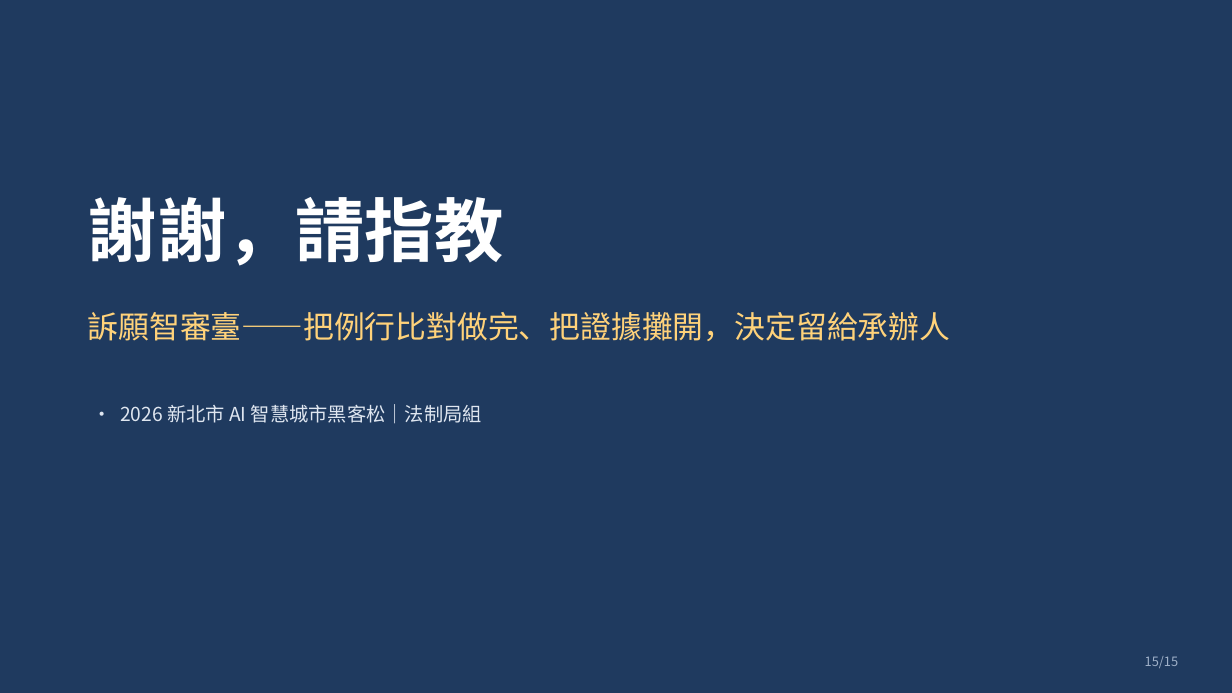
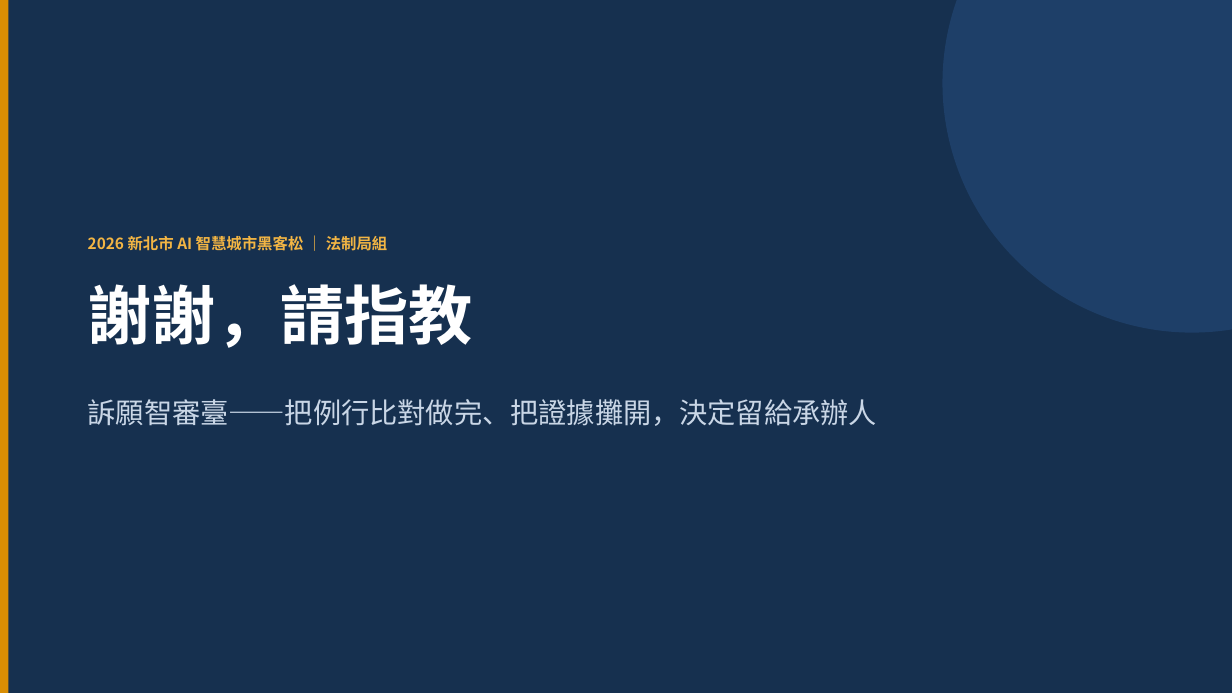
Before and after one commit to KevinMursh/hackathon_wisxxxx, a slide deck: slide 15 of docs/提案/提案簡報-訴願智審臺.pptx. Drawn at 1232x693 pixels with LibreOffice and Linux fonts; fonts in the diff are those of the drawing. Boxes give left, top, right and bottom in pixels: in the first picture for what was removed or moved away, otherwise in the second. Text is boxed around its words. In the diff, an @@ line names an element or a change of style, - is before the commit and + after.

```diff
--- a/docs/提案/提案簡報-訴願智審臺.pptx
+++ b/docs/提案/提案簡報-訴願智審臺.pptx
@@ rectangle at box(0, 0, 1232, 693): fill #1F3A5F to #16304F @@
@@ rectangle added at box(0, 0, 8, 693), fill #D98E04 @@
@@ ellipse added at box(943, 0, 1232, 333), fill #1E3F68 @@
@@ text at box(88, 236, 388, 251): text changed; size 15 to 12 pt; text colour #DFE6F0 to #F2B544; bold on @@
-• 2026 新北市 AI 智慧城市黑客松｜法制局組
+2026 新北市 AI 智慧城市黑客松 ｜ 法制局組
@@ text "謝謝，請指教": place and size @@
-text "謝謝，請指教" at box(88, 197, 504, 266)
+text "謝謝，請指教" at box(88, 284, 473, 348)
@@ text "謝謝，請指教" at box(88, 284, 473, 348): size 54 to 50 pt @@
@@ text "訴願智審臺——把例行比對做完、把證據攤開，決定留給承辦人": place and size @@
-text "訴願智審臺——把例行比對做完、把證據攤開，決定留給承辦人" at box(88, 312, 950, 341)
+text "訴願智審臺——把例行比對做完、把證據攤開，決定留給承辦人" at box(88, 399, 877, 426)
@@ text "訴願智審臺——把例行比對做完、把證據攤開，決定留給承辦人" at box(88, 399, 877, 426): size 24 to 22 pt, text colour #FFD27A to #C9D6E6 @@
@@ text removed at box(1145, 656, 1178, 668) @@
-15/15
```
Also in this commit, not shown: 14 other slides changed, 17 other files.
